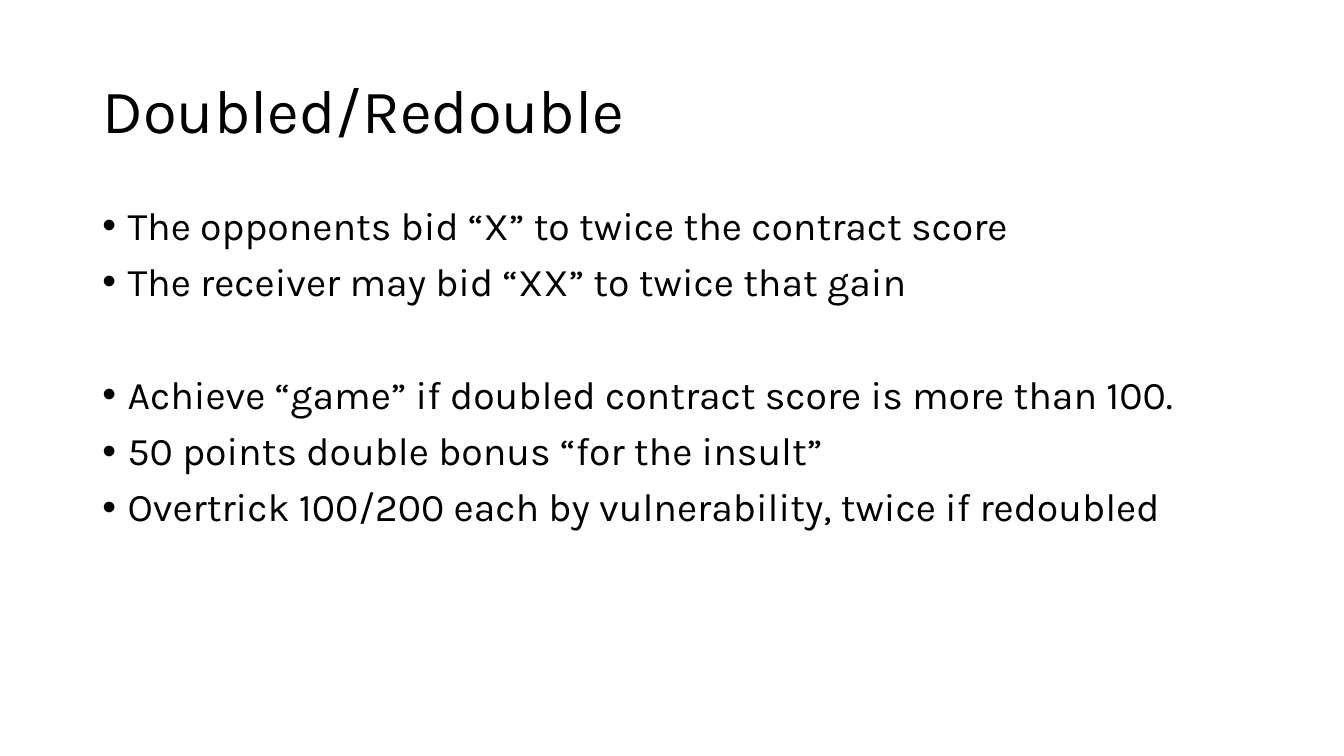
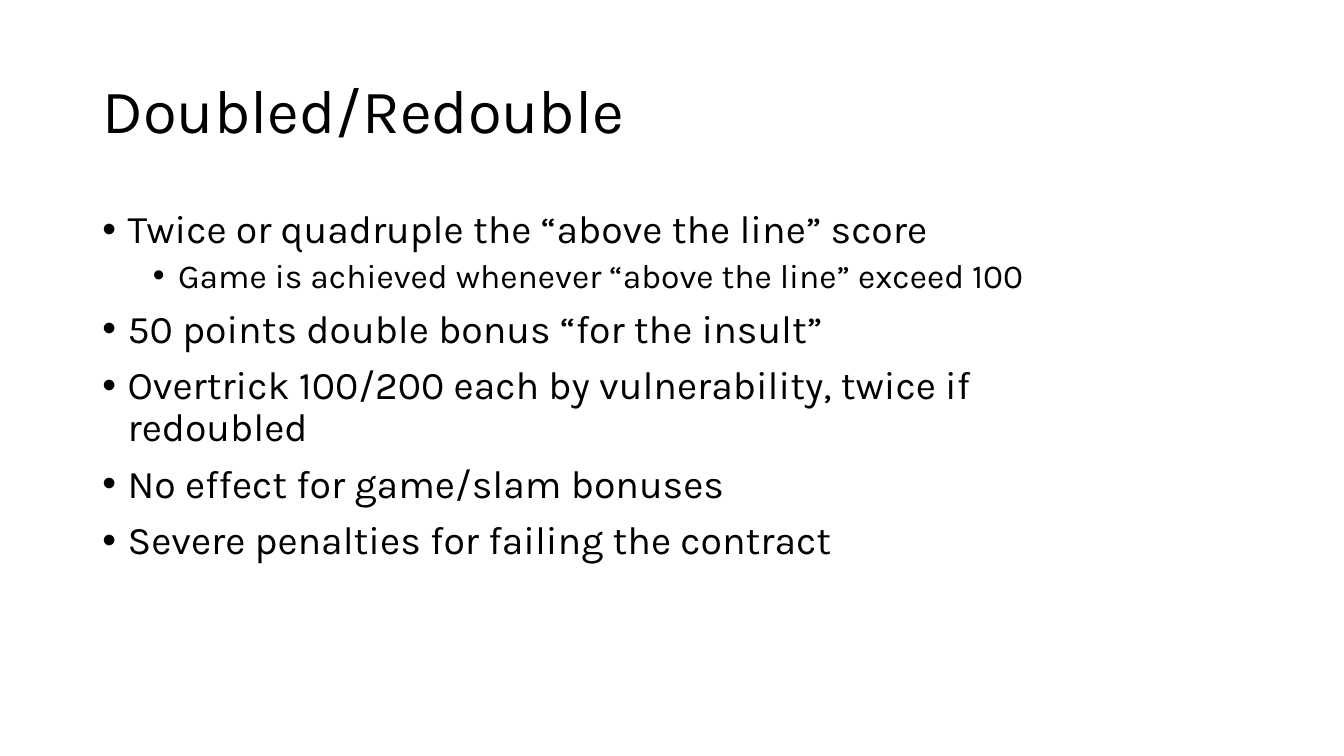
Before and after one commit to sywhub/bridge101, a slide deck: slide 11 of class.pptx (slide 7 before the commit). Drawn at 1344x756 pixels with LibreOffice and Linux fonts; fonts in the diff are those of the drawing; background and template pictures are left out. Boxes give left, top, right and bottom in pixels: in the first picture for what was removed or moved away, otherwise in the second. Text is boxed around its words. In the diff, an @@ line names an element or a change of style, - is before the commit and + after.

```diff
--- a/class.pptx
+++ b/class.pptx
@@ text at [128, 216, 1023, 289]: text changed; size 28 to 24 pt @@
-• The opponents bid “X” to twice the contract score
-• The receiver may bid “XX” to twice that gain
-• Achieve “game” if doubled contract score is more than 100.
+• Twice or quadruple the “above the line” score
+  • Game is achieved whenever “above the line” exceed 100
@@ text at [128, 469, 831, 564]: paragraphs added @@
+• No effect for game/slam bonuses
+• Severe penalties for failing the contract
```
Also in this commit, not shown: 11 other slides changed, 3 slides added, 3 slides removed, 3 other files.
